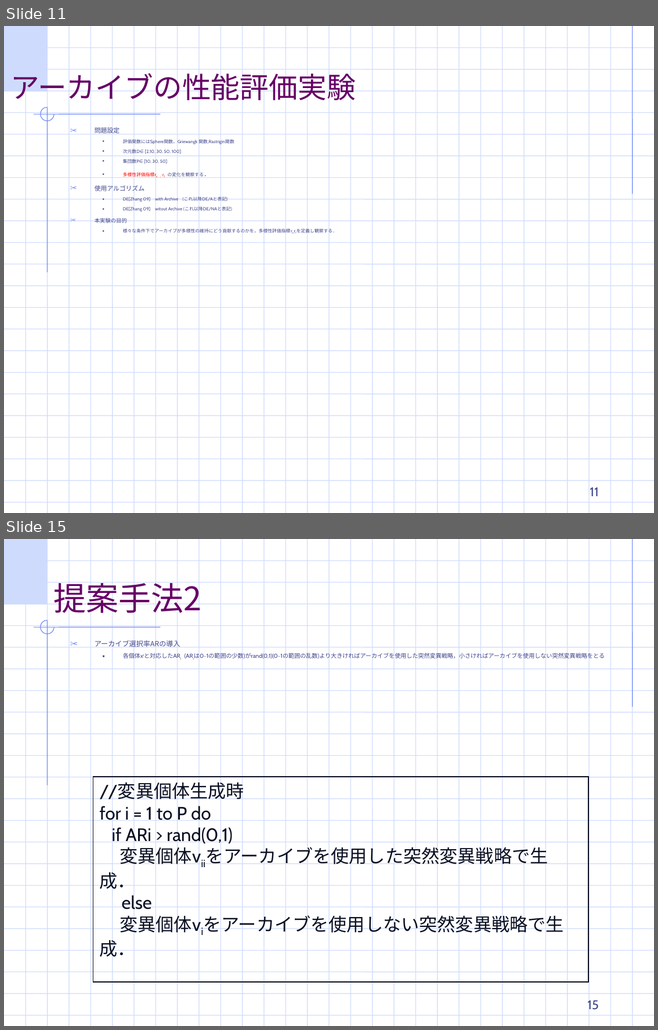
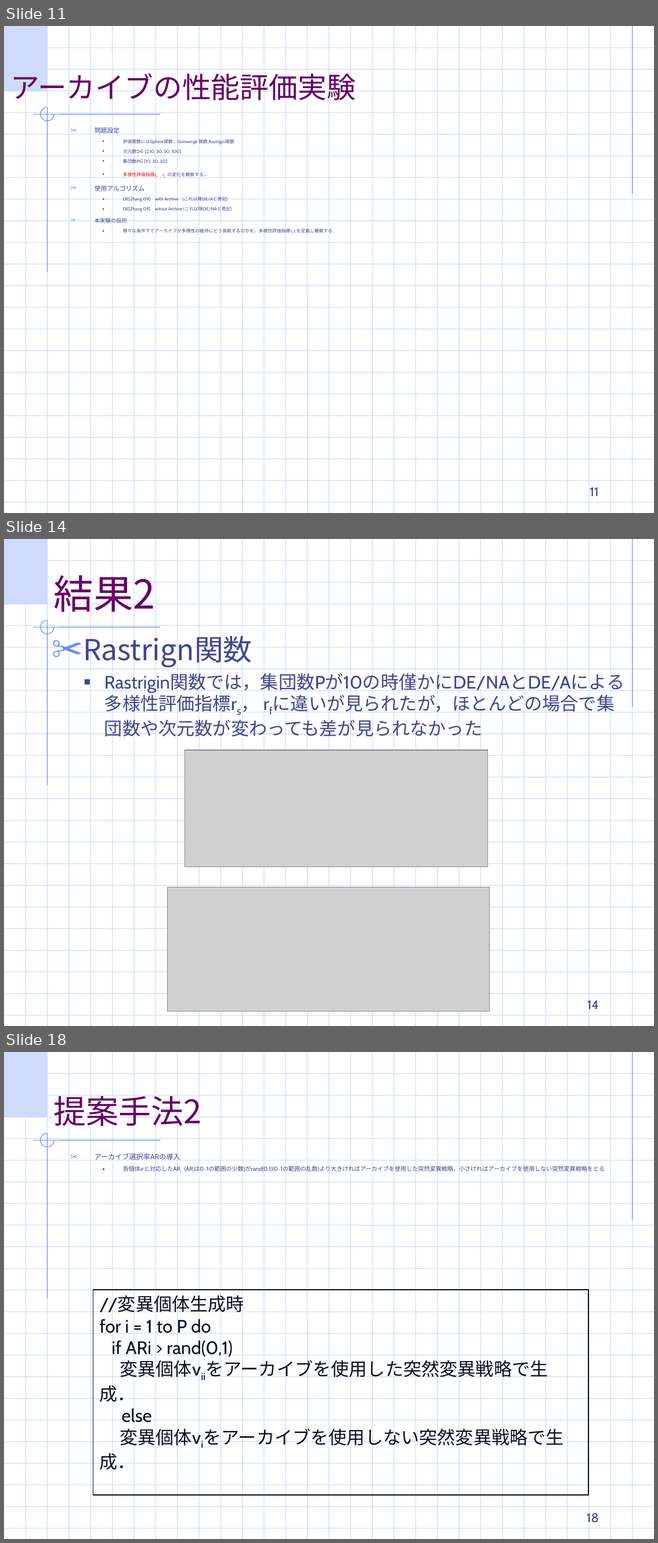
Before and after one commit to TakefumiYamamura/labolatry, a slide deck: 適応DE最終ゼミ発表.ppt. Shown one above the other, each under a label of ours: slides 11 and 15 before the commit, slides 11, 14 and 18 after it; the slides between them are not shown. The pictures are 658x1030 and 658x1543 pixels, drawn with LibreOffice and Linux fonts; fonts in the diff are those of the drawing; grey boxes stand for pictures; background and template pictures are left out. Boxes give left, top, right and bottom in pixels: in the first picture for what was removed or moved away, otherwise in the second. Text is boxed around its words. In the diff, an @@ line names an element or a change of style, - is before the commit and + after.

```diff
--- a/適応DE最終ゼミ発表.ppt
+++ b/適応DE最終ゼミ発表.ppt
@@ slide 14 added at [4, 539, 654, 1026], background #FFFFFF; not listed: 56 template elements that a slide beside it also shows @@
@@ title added at [54, 568, 155, 618], 44 pt, text #660066 @@
+結果2
@@ text added at [83, 631, 624, 740], 20 pt, text #40458C @@
+✂ Rastrign関数
+  ■ Rastrigin関数では，集団数Pが10の時僅かにDE/NAとDE/Aによる多様性評価指標rs， rfに違いが見られたが，ほとんどの場合で集団数や次元数が変わっても差が見られなかった
@@ picture added at [184, 750, 487, 867] @@
@@ picture added at [167, 887, 489, 1012] @@
@@ page number added at [587, 1000, 598, 1009], 14 pt, text #40458C @@
+14
@@ what was slide 15 is now slide 18 @@
@@ page number at [586, 1513, 598, 1523]: text changed @@
-15
+18
```
Also in this commit, not shown: 10 slides changed, 3 other slides added.
